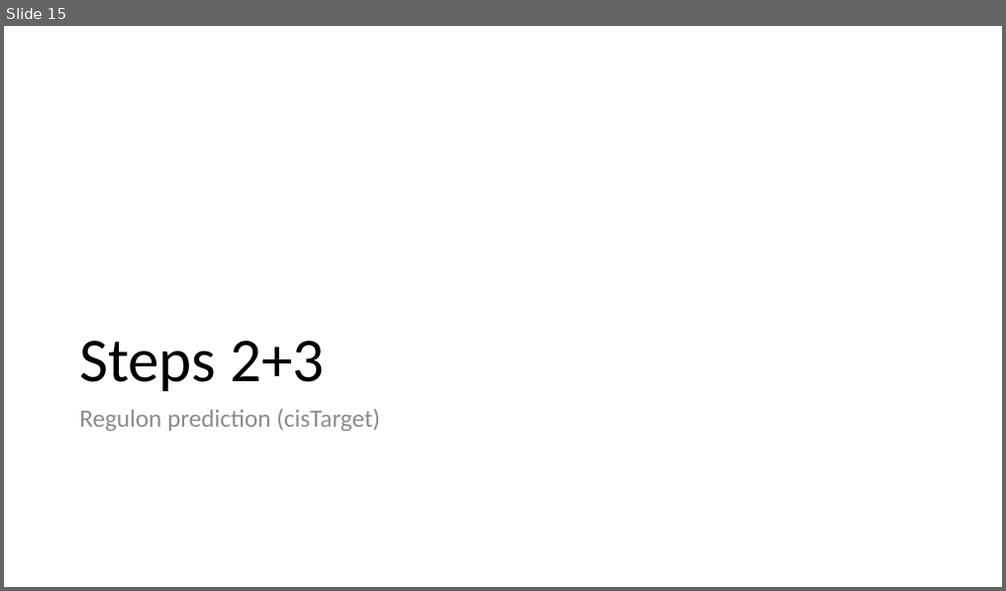
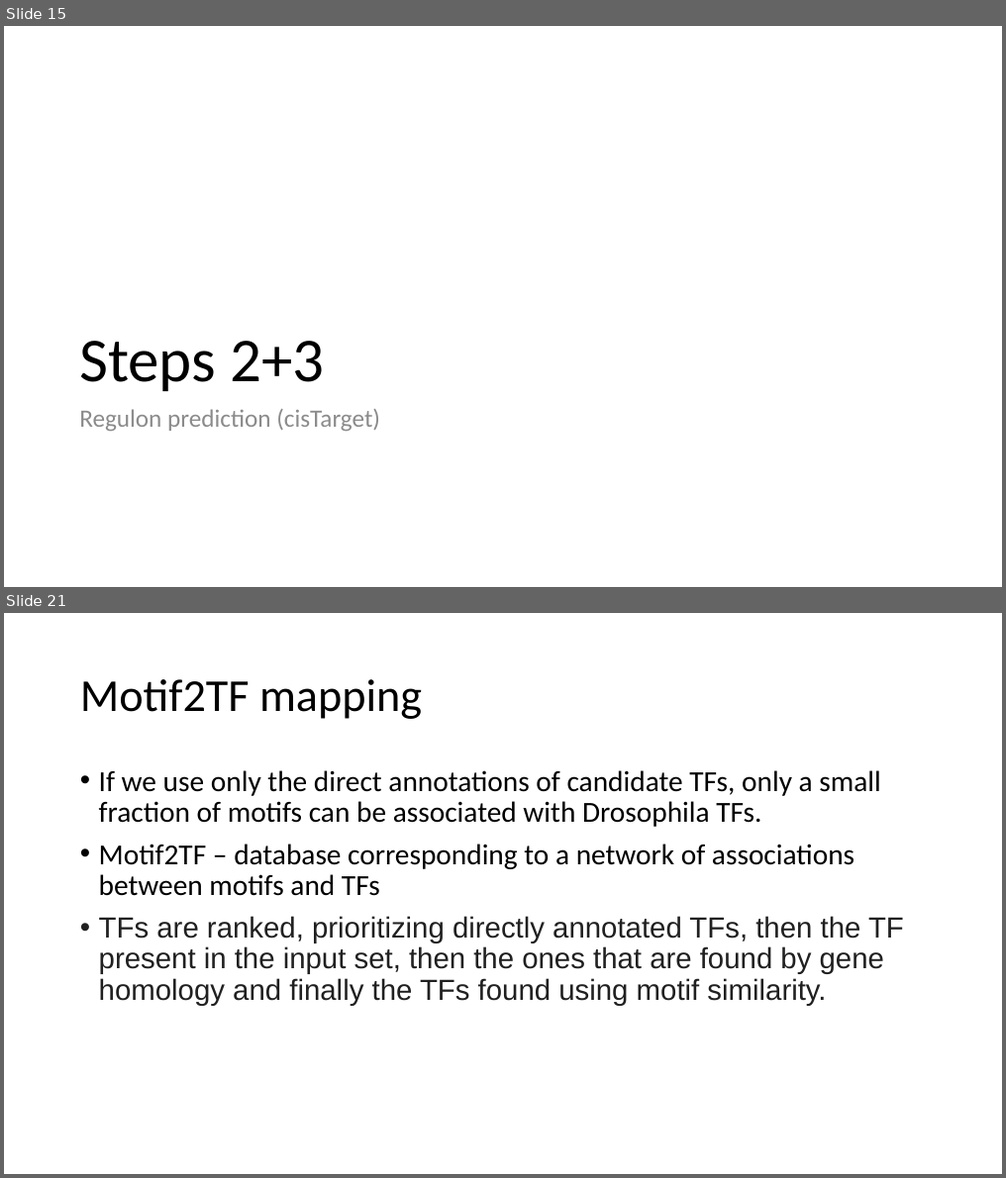
Before and after one commit to ozlembahar/devo-grn, a slide deck: my_notes.pptx. Shown one above the other, each under a label of ours: slide 15 before the commit, slides 15 and 21 after it; the slides between them are not shown. The pictures are 1006x591 and 1006x1178 pixels, drawn with LibreOffice and Linux fonts; fonts in the diff are those of the drawing. Boxes give left, top, right and bottom in pixels: in the first picture for what was removed or moved away, otherwise in the second. Text is boxed around its words. In the diff, an @@ line names an element or a change of style, - is before the commit and + after.

```diff
--- a/my_notes.pptx
+++ b/my_notes.pptx
@@ slide 21 added at (4,613,1002,1174), background #FFFFFF @@
@@ title added at (80,679,422,719), 44 pt, text #000000 @@
+Motif2TF mapping
@@ text added at (99,770,904,1006), 28 pt, text #000000 @@
+• If we use only the direct annotations of candidate TFs, only a small fraction of motifs can be associated with Drosophila TFs.
+• Motif2TF – database corresponding to a network of associations between motifs and TFs
+• TFs are ranked, prioritizing directly annotated TFs, then the TF present in the input set, then the ones that are found by gene homology and finally the TFs found using motif similarity.
```
Also in this commit, not shown: 5 slides changed, 3 other slides added.
